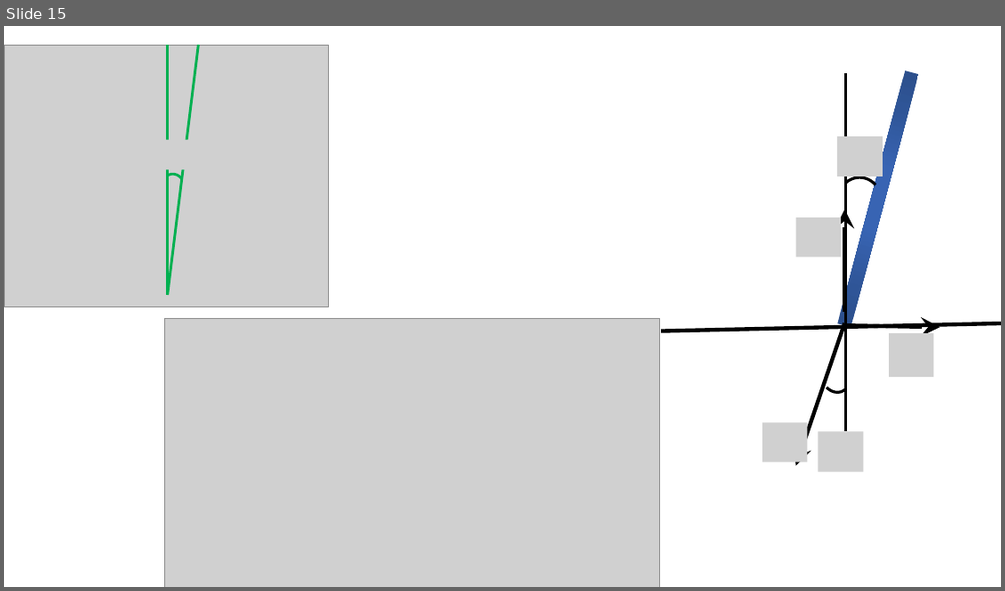
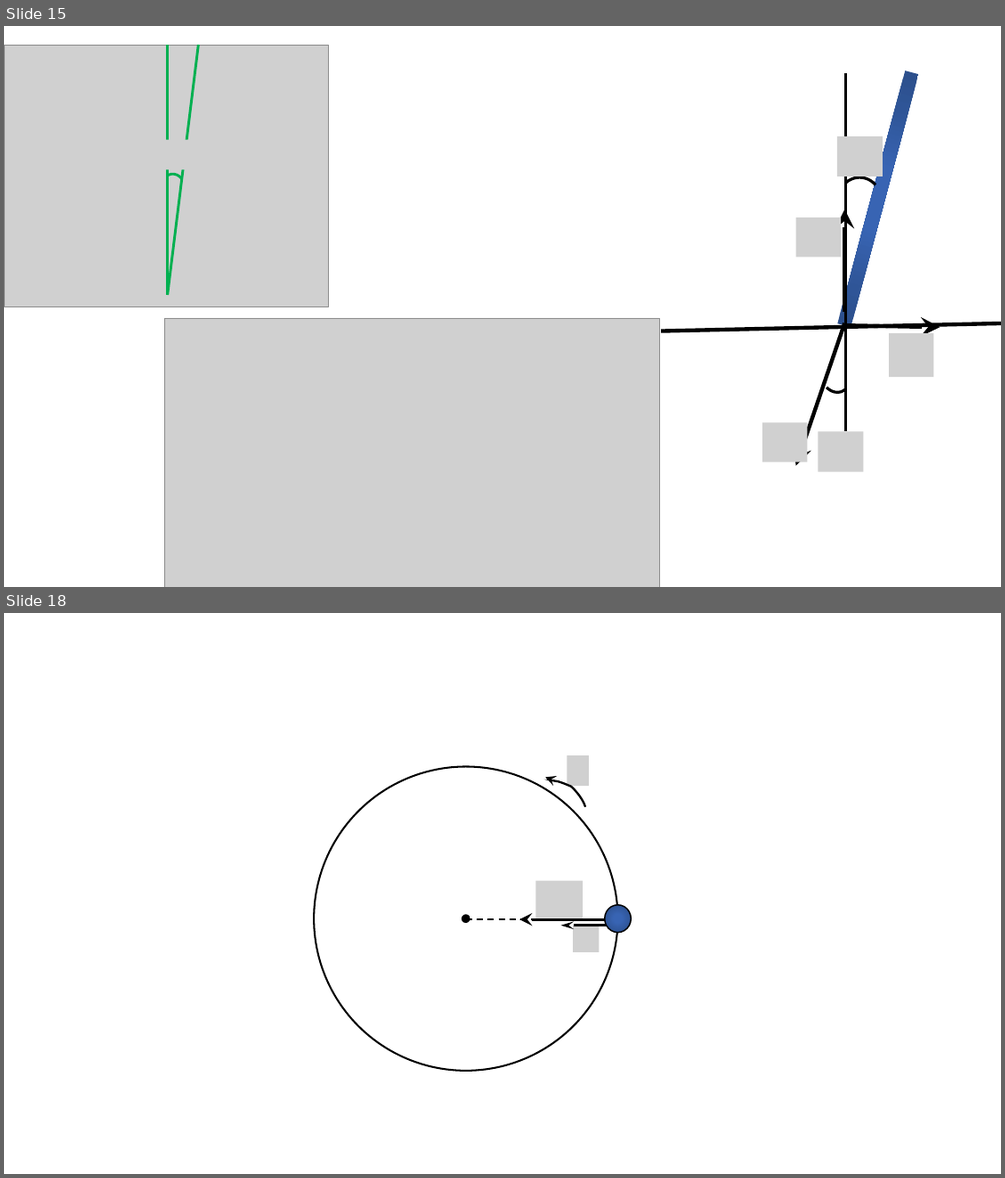
Before and after one commit to savchenko-physics/savchenko-physics.github.io, a slide deck: volunteer/Drawings.pptx. Shown one above the other, each under a label of ours: slide 15 before the commit, slides 15 and 18 after it; the slides between them are not shown. The pictures are 1005x591 and 1005x1178 pixels, drawn with LibreOffice and Linux fonts; fonts in the diff are those of the drawing; grey boxes stand for pictures. Boxes give left, top, right and bottom in pixels: in the first picture for what was removed or moved away, otherwise in the second. Text is boxed around its words. In the diff, an @@ line names an element or a change of style, - is before the commit and + after.

```diff
--- a/volunteer/Drawings.pptx
+++ b/volunteer/Drawings.pptx
@@ slide 18 added at <box>4,613,1001,1174</box>, background #FFFFFF @@
@@ ellipse added at <box>314,766,617,1070</box>, outline #000000 1.75 pt @@
@@ freeform shape added at <box>543,767,590,819</box>, outline #000000 2 pt @@
@@ picture added at <box>567,755,589,786</box> @@
@@ picture added at <box>535,881,582,918</box> @@
@@ ellipse added at <box>605,905,631,933</box>, fill gradient #3864B3 to #2F5597 to #2C4F8C, outline #000000 1.25 pt @@
@@ ellipse added at <box>462,915,469,921</box>, fill #000000, outline #000000 2.25 pt @@
@@ line added from (466, 919) to (618, 919), #000000 1.5 pt dashed @@
@@ arrow added from (605, 919) to (519, 919), #000000 2.5 pt @@
@@ arrow added from (606, 925) to (561, 925), #000000 2.5 pt @@
@@ picture added at <box>573,925,599,952</box> @@
```
Also in this commit, not shown: 2 other slides added, 1 slide removed, 52 other files.
